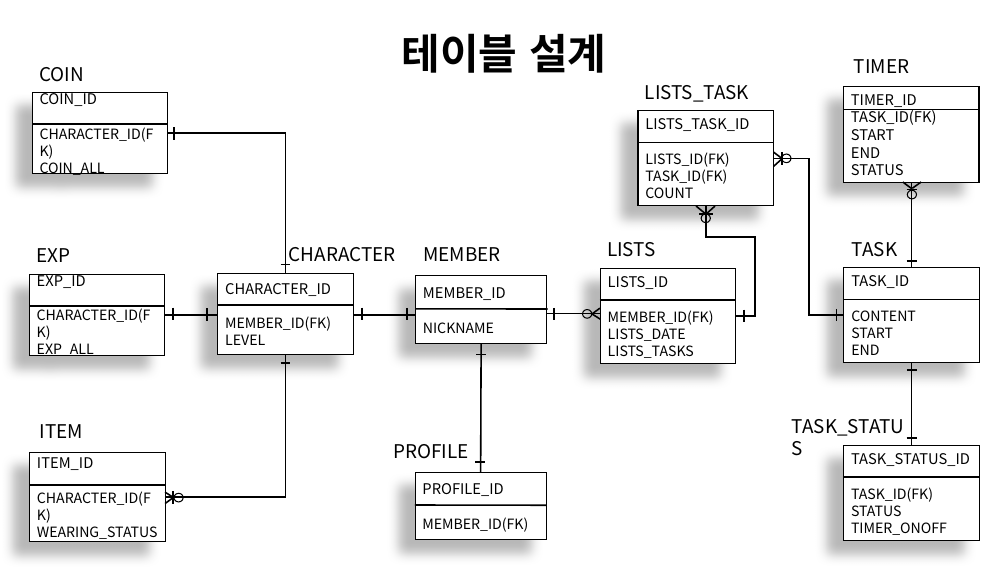
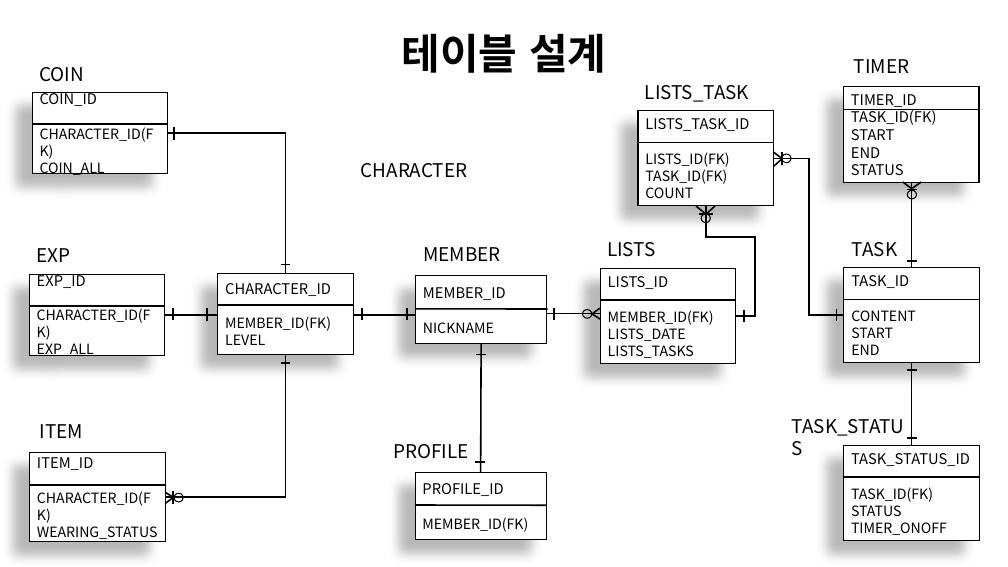
Before and after one commit to LvUpPlanner/LePl_Spring, a slide deck: slide 7 of LePl_Server.pptx. Drawn at 1008x567 pixels with LibreOffice and Linux fonts; fonts in the diff are those of the drawing. Boxes give left, top, right and bottom in pixels: in the first picture for what was removed or moved away, otherwise in the second. Text is boxed around its words. In the diff, an @@ line names an element or a change of style, - is before the commit and + after.

```diff
--- a/LePl_Server.pptx
+++ b/LePl_Server.pptx
@@ text "CHARACTER": place and size @@
-text "CHARACTER" at bbox=[289, 247, 396, 265]
+text "CHARACTER" at bbox=[361, 163, 468, 178]
```
Also in this commit, not shown: 3 other slides changed, 53 other files.
